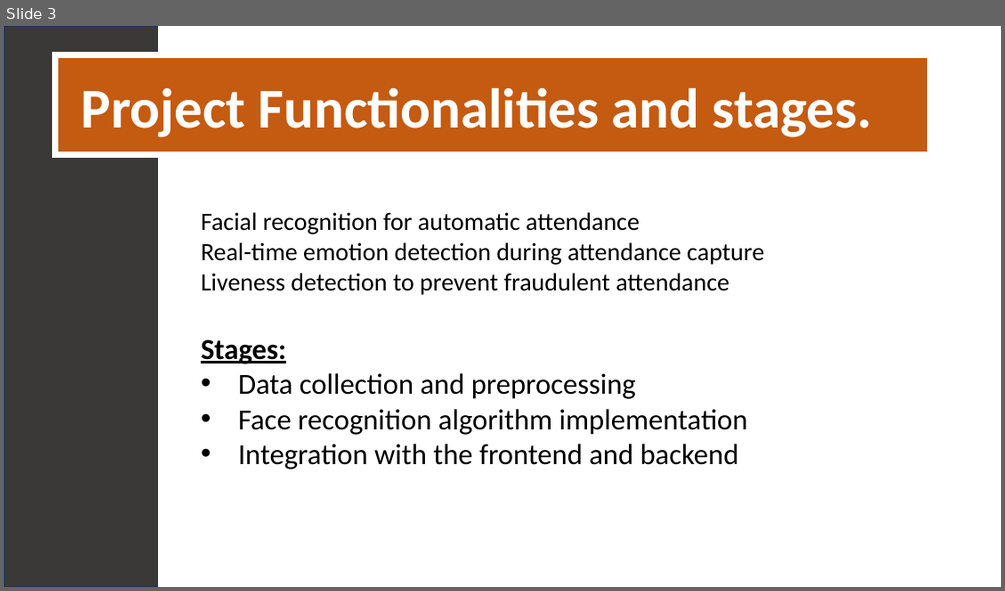
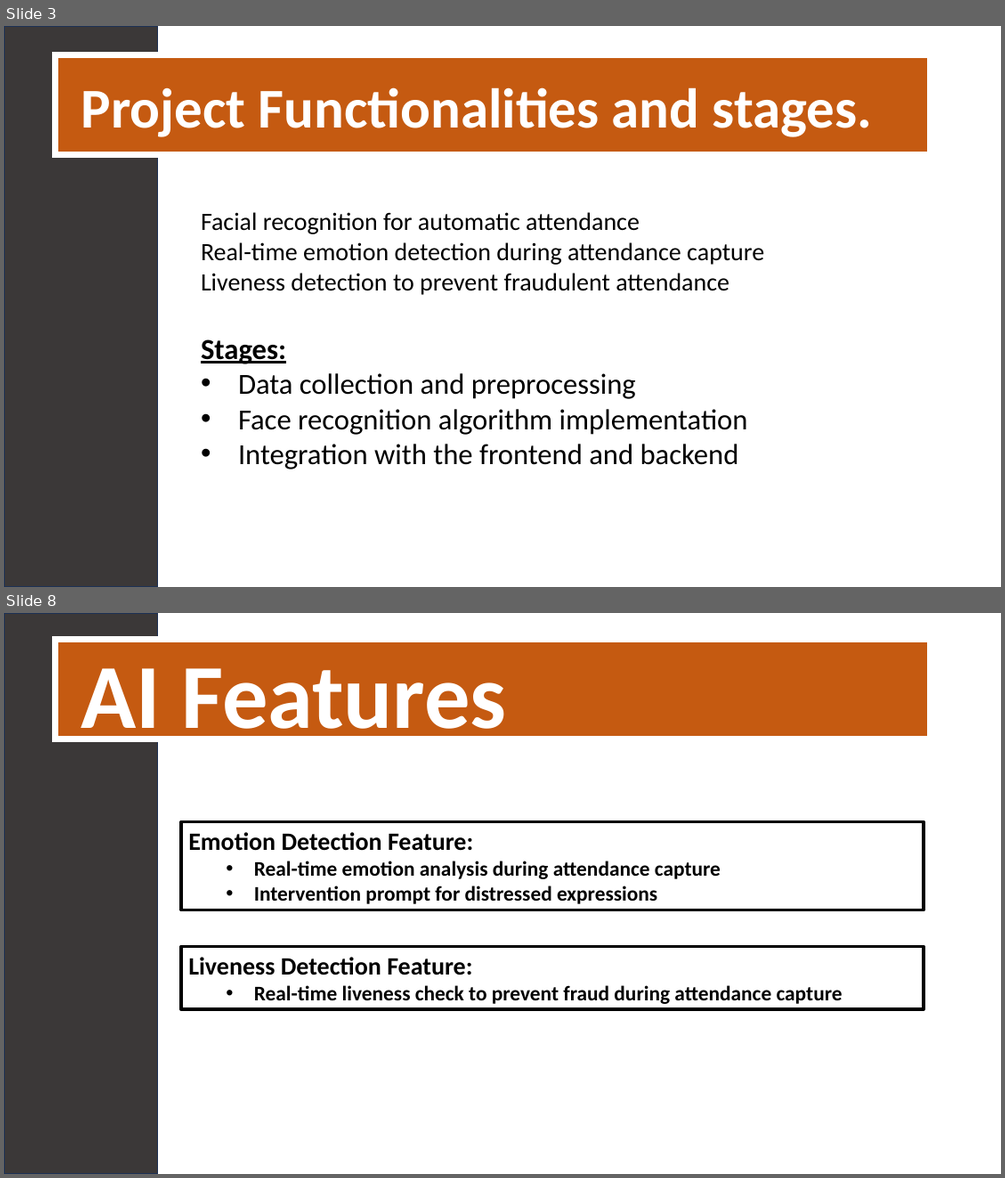
Before and after one commit to sahil82764/automaticAttendanceSystem, a slide deck: presentation.pptx. Shown one above the other, each under a label of ours: slide 3 before the commit, slides 3 and 8 after it; the slides between them are not shown. The pictures are 1005x591 and 1005x1178 pixels, drawn with LibreOffice and Linux fonts; fonts in the diff are those of the drawing. Boxes give left, top, right and bottom in pixels: in the first picture for what was removed or moved away, otherwise in the second. Text is boxed around its words. In the diff, an @@ line names an element or a change of style, - is before the commit and + after.

Commit message:
Final Pitch

```diff
--- a/presentation.pptx
+++ b/presentation.pptx
@@ slide 8 added at (4, 613, 1001, 1174), background #FFFFFF @@
@@ rectangle added at (4, 613, 157, 1174), fill #3B3838, outline #1E3256 1 pt @@
@@ rectangle added at (56, 639, 930, 738), fill #C55A11, outline #FFFFFF 6 pt @@
@@ text added at (81, 668, 506, 749), 88 pt, text #FFFFFF, bold @@
+AI Features
@@ rectangle added at (181, 821, 923, 910), outline #000000 3 pt, 20 pt, text #000000, bold @@
+Emotion Detection Feature:
+  • Real-time emotion analysis during attendance capture
+  • Intervention prompt for distressed expressions
@@ rectangle added at (181, 947, 923, 1009), outline #000000 3 pt, 20 pt, text #000000, bold @@
+Liveness Detection Feature:
+  • Real-time liveness check to prevent fraud during attendance capture
```
Also in this commit, not shown: 1 slide changed, 3 other slides added.
